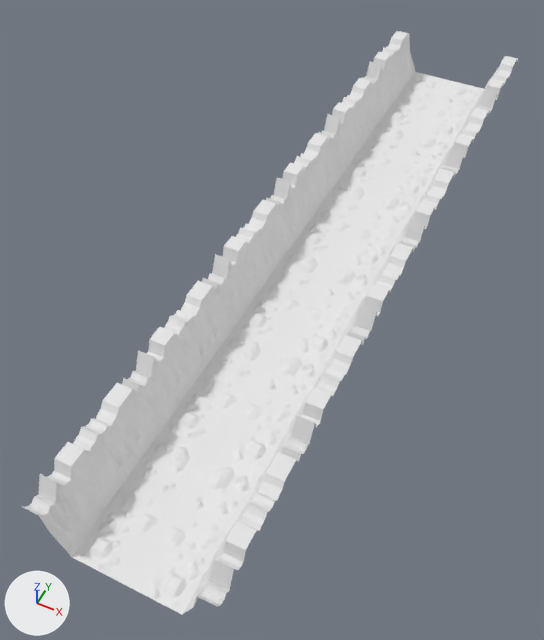
The OBJ model project/resources/3dModels/wall/wall.obj as it was, and as the next commit left it.
The view is the same before and after, from a 50 mm camera at (152.0, -118.0, 420.0) aimed at (-24.0, 234.0, -20.0). Lighting does not change. The marker at lower left points along +X, +Y and +Z. The picture after the commit comes second. Where no turn or scale is listed for an object, it has been applied to the vertices.

Names of what the first picture shows: 'wall'.
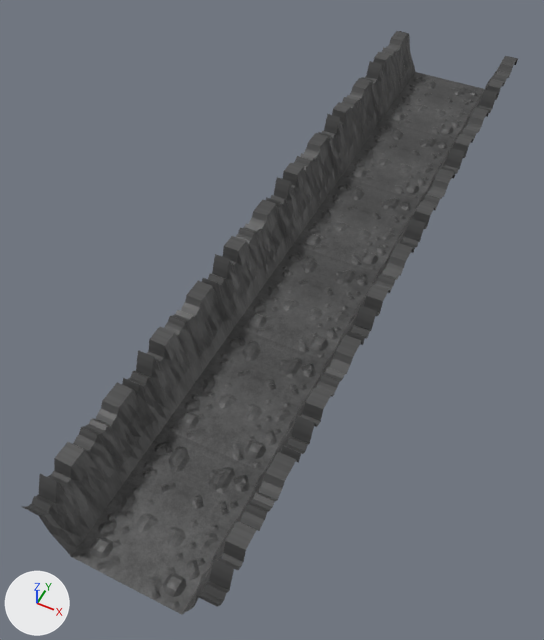
Changed parts and their boxes [x1, y1, x2, y2] in the pictures (544 x 640 px):
'wall', recoloured (white to grey)
    both: [23, 31, 518, 615]

What changed in the scene script:
```text
Add img_wall_png:
    img_wall_png = load_image('wall.png', 'wall.png', 400, 400, 'sRGB')
Add mat_マテリアル:
    mat_マテリアル = principled_material('マテリアル')
    mat_マテリアル.texture = img_wall_png
Change me_wall:
    where me_wall.from_pydata(...)  # 6775 vertices, 13056 faces; spans x -62.0..62.0, y 0.0..600.0, z 0.0..47.0
    remove me_wall.materials.append(mat_マテリアル_002)  # white #e7e7e7
    add me_wall.materials.append(mat_マテリアル)  # picture img_wall_png
```
